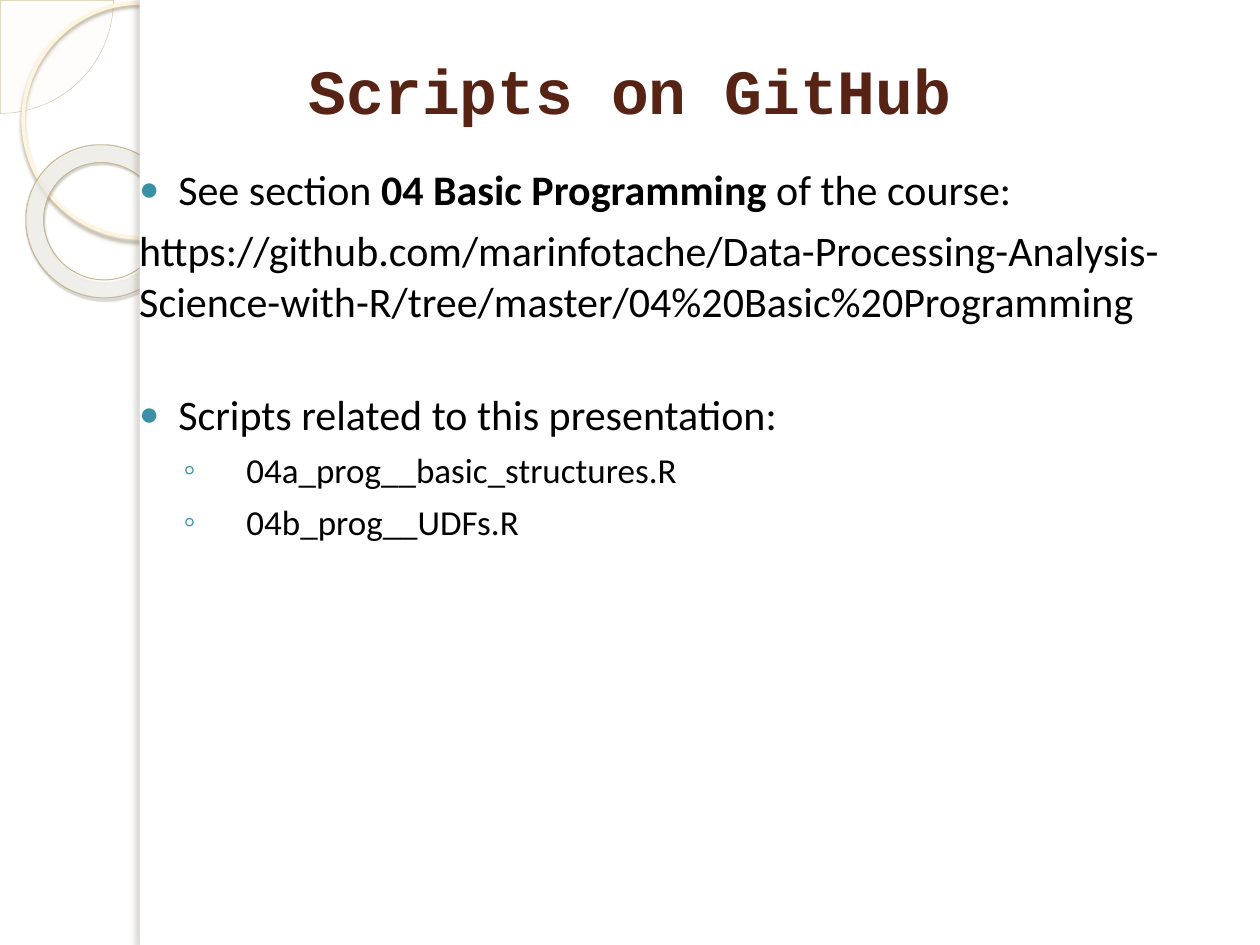
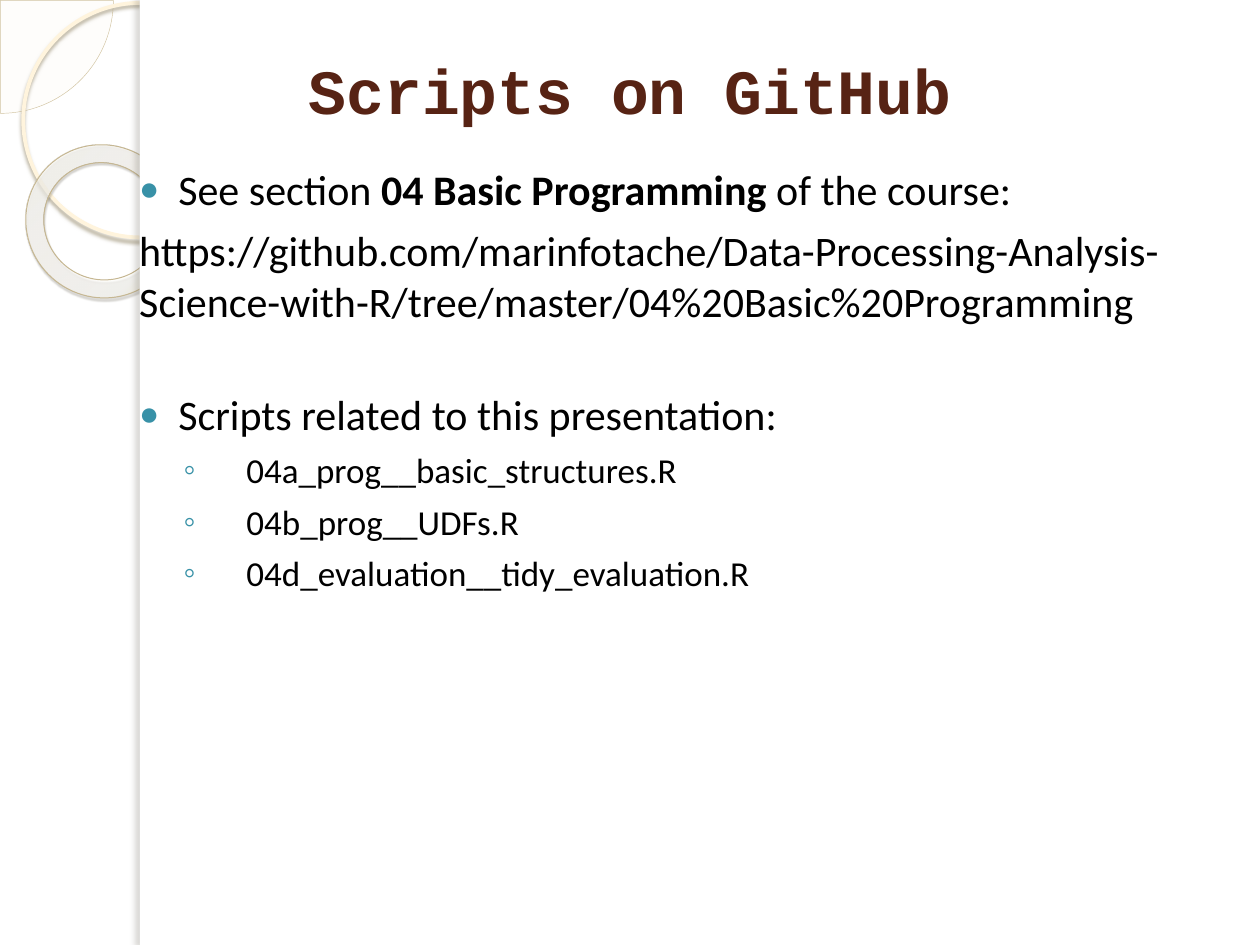
Before and after one commit to marinfotache/Data-Processing-Analysis-Science-with-R, a slide deck: slide 3 of 04 Basic Programming/04_Programming_UDFs_eval_tidyeval.pptx. Drawn at 1260x945 pixels with LibreOffice and Linux fonts; fonts in the diff are those of the drawing; background and template pictures are left out. Boxes give left, top, right and bottom in pixels: in the first picture for what was removed or moved away, otherwise in the second. Text is boxed around its words. In the diff, an @@ line names an element or a change of style, - is before the commit and + after.

```diff
--- a/04 Basic Programming/04_Programming_UDFs_eval_tidyeval.pptx
+++ b/04 Basic Programming/04_Programming_UDFs_eval_tidyeval.pptx
@@ text at (246,561,749,592): paragraph added @@
+  ◦ 04d_evaluation__tidy_evaluation.R
```
Also in this commit, not shown: 1 other slide changed, 4 slides added, 1 other file.
